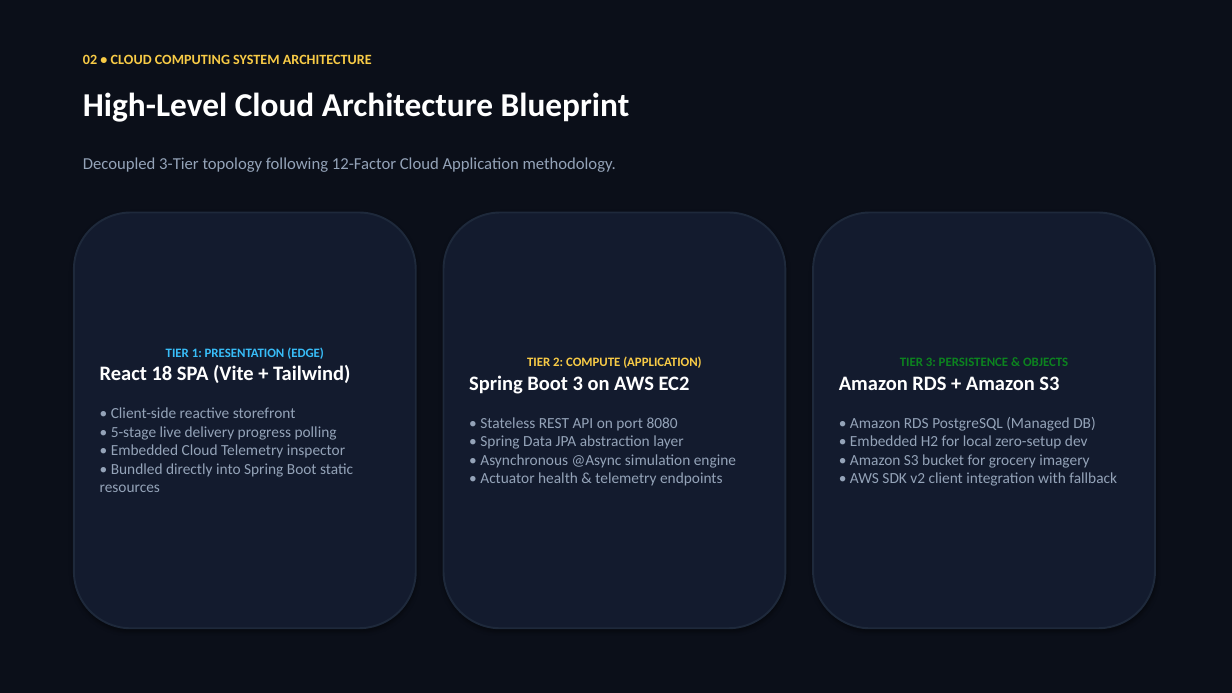
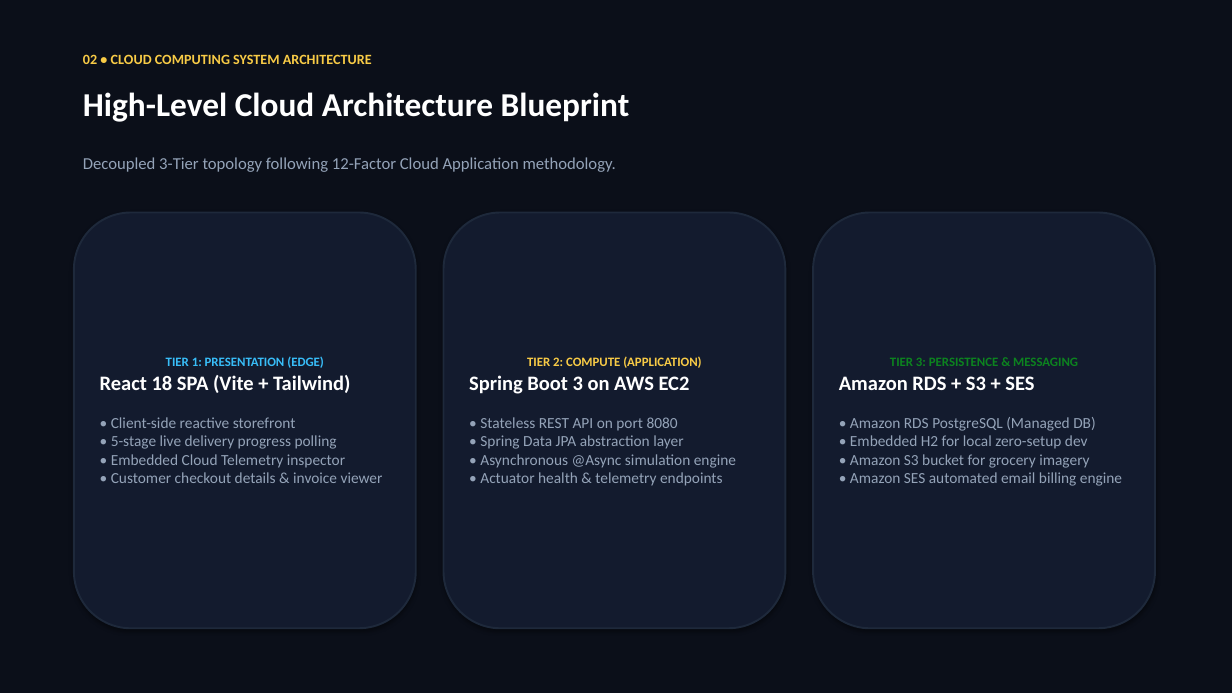
Before and after one commit to ArnavAstu/MinutDel, a slide deck: slide 3 of presentation/MinutDel_Cloud_Architecture.pptx. Drawn at 1232x693 pixels with LibreOffice and Linux fonts; fonts in the diff are those of the drawing. Boxes give left, top, right and bottom in pixels: in the first picture for what was removed or moved away, otherwise in the second. Text is boxed around its words. In the diff, an @@ line names an element or a change of style, - is before the commit and + after.

```diff
--- a/presentation/MinutDel_Cloud_Architecture.pptx
+++ b/presentation/MinutDel_Cloud_Architecture.pptx
@@ text in rounded rectangle at [839, 357, 1122, 486]: text changed @@
-TIER 3: PERSISTENCE & OBJECTS
-Amazon RDS + Amazon S3
-• Amazon RDS PostgreSQL (Managed DB)
-• Embedded H2 for local zero-setup dev
-• Amazon S3 bucket for grocery imagery
-• AWS SDK v2 client integration with fallback
+TIER 3: PERSISTENCE & MESSAGING
+Amazon RDS + S3 + SES
+• Amazon RDS PostgreSQL (Managed DB)
+• Embedded H2 for local zero-setup dev
+• Amazon S3 bucket for grocery imagery
+• Amazon SES automated email billing engine
@@ text in rounded rectangle at [111, 417, 383, 483]: text changed @@
-• Client-side reactive storefront
-• 5-stage live delivery progress polling
-• Embedded Cloud Telemetry inspector
-• Bundled directly into Spring Boot static resources
+• Client-side reactive storefront
+• 5-stage live delivery progress polling
+• Embedded Cloud Telemetry inspector
+• Customer checkout details & invoice viewer
```
Also in this commit, not shown: 4 other slides changed, 44 other files.
